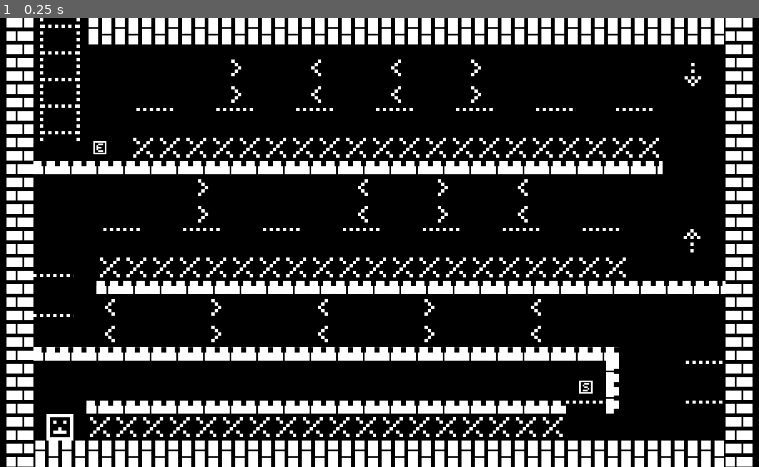
Above: before the commit, frame 1.
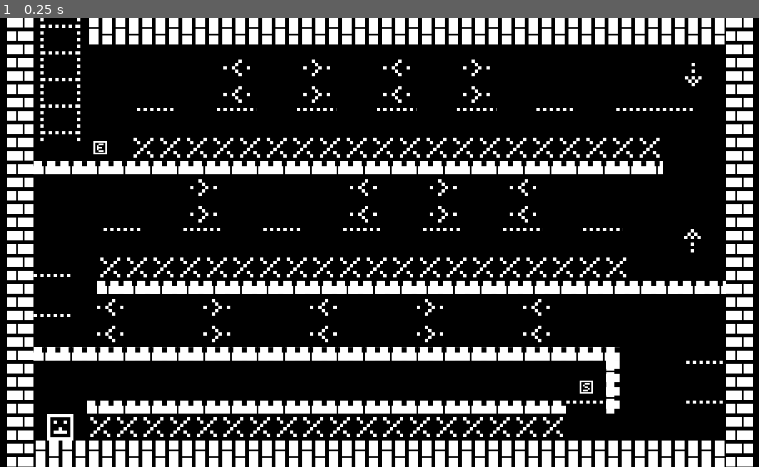
Above: after the commit, the same moment.

Repository: JasonTheKitten/1BitJam2024
Game: Godot game, scene res://levels/level_1.tscn
Two runs of this game, one before a commit and one after it. Both use one fixed random seed, a clock stepped at 60 frames per second and the inputs below.
Inputs:
- Up to frame 1 (0.25 s): no input

The runs differ from the first frame. In frame 1, 5.5% of the frame differs, in the area x 0-100%, y 0-100%.

Commit message:
Work on Reverso code and stuff

Diff:
--- /dev/null
+++ b/entities/reverso.gd
@@ -0,0 +1,12 @@
+class_name Reverso
+extends Area2D
+
+@export var _speed_multiplier : float = 1
+
+signal reverso_activated
+
+func _ready() -> void:
+	body_entered.connect(_on_body_entered)
+
+func _on_body_entered(body: PhysicsBody2D) -> void:
+	reverso_activated.emit(_speed_multiplier)
--- a/entities/spawner.gd
+++ b/entities/spawner.gd
@@ -12,3 +12,6 @@
 func respawn() -> void:
 	_current_player.position = position
 	_current_player.tpfreeze()
+
+func current_player() -> CharacterBody2D:
+	return _current_player
--- a/levels/level_1.gd
+++ b/levels/level_1.gd
@@ -2,10 +2,13 @@
 
 @export var _spawner: PlayerSpawner
 @export var _spike_pits: Array[SpikePit]
+@export var _reversos: Array[Reverso]
 
 func _ready() -> void:
 	for spike_pit: SpikePit in _spike_pits:
 		spike_pit.spike_hit.connect(_handle_player_death)
+	for reverso: Reverso in _reversos:
+		reverso.reverso_activated.connect(_spawner.current_player().set_speed_multiplier)
 
 func _handle_player_death() -> void:
 	_spawner.respawn()
--- a/levels/level_1.tscn
+++ b/levels/level_1.tscn
@@ -14,11 +14,14 @@
 [ext_resource type="Texture2D" uid="uid://cv2ahchkvf8m" path="res://assets/press_s.png" id="8_gl1xj"]
 [ext_resource type="Script" path="res://entities/spike_pit.gd" id="11_hpd7a"]
 [ext_resource type="Script" path="res://entities/spawner.gd" id="12_mpw0l"]
-
-[node name="Node2D" type="Node2D" node_paths=PackedStringArray("_spawner", "_spike_pits")]
+[ext_resource type="Script" path="res://entities/reverso.gd" id="13_ucvtt"]
+
+[node name="Node2D" type="Node2D" node_paths=PackedStringArray("_spawner", "_spike_pits", "_reversos")]
+position = Vector2(1, 0)
 script = ExtResource("1_uufqg")
 _spawner = NodePath("Marker2D")
 _spike_pits = [NodePath("SpikeTest/SpikeTestSpikes"), NodePath("HarderTest/HarderTestSpikes"), NodePath("Demo/DemoSpikes")]
+_reversos = [NodePath("ReversoTutorial/Reverso1"), NodePath("ReversoTutorial/Reverso2"), NodePath("ReversoTutorial/Reverso3"), NodePath("ReversoTutorial/Reverso4"), NodePath("ReversoTutorial/Reverso5"), NodePath("SpikeTest/Reversos/Reverso1"), NodePath("SpikeTest/Reversos/Reverso2"), NodePath("SpikeTest/Reversos/Reverso3"), NodePath("SpikeTest/Reversos/Reverso4")]
 
 [node name="Camera2D" type="Camera2D" parent="."]
 limit_left = 0
@@ -180,7 +183,6 @@
 [node name="Sprite2D" type="Sprite2D" parent="HarderTest/Reversos/Reverso1"]
 texture_repeat = 2
 position = Vector2(536, 440)
-rotation = 3.14159
 texture = ExtResource("5_xjhd8")
 region_enabled = true
 region_rect = Rect2(0, 0, 64, 128)
@@ -195,6 +197,7 @@
 [node name="Sprite2D" type="Sprite2D" parent="HarderTest/Reversos/Reverso2"]
 texture_repeat = 2
 position = Vector2(728, 440)
+rotation = 3.14159
 texture = ExtResource("5_xjhd8")
 region_enabled = true
 region_rect = Rect2(0, 0, 64, 128)
@@ -333,7 +336,7 @@
 polygon = PackedVector2Array(32, 4, -32, 4, -32, -4, 32, -4)
 
 [node name="HarderTestPlatform7" type="StaticBody2D" parent="HarderTest/Platforms"]
-position = Vector2(1480, 508)
+position = Vector2(1528, 508)
 collision_layer = 2
 collision_mask = 0
 script = ExtResource("7_gh2au")
@@ -342,10 +345,11 @@
 texture_repeat = 2
 texture = ExtResource("4_tdjd3")
 region_enabled = true
-region_rect = Rect2(0, 0, 96, 8)
+region_rect = Rect2(0, 0, 192, 8)
 
 [node name="CollisionPolygon2D" type="CollisionPolygon2D" parent="HarderTest/Platforms/HarderTestPlatform7"]
-scale = Vector2(1.5, 1)
+position = Vector2(0, -1)
+scale = Vector2(3, 1)
 polygon = PackedVector2Array(32, 4, -32, 4, -32, -4, 32, -4)
 
 [node name="HarderTestSpikes" type="Area2D" parent="HarderTest"]
@@ -383,6 +387,9 @@
 [node name="Reversos" type="Node2D" parent="SpikeTest"]
 
 [node name="Reverso1" type="Area2D" parent="SpikeTest/Reversos"]
+collision_layer = 0
+collision_mask = 4
+script = ExtResource("13_ucvtt")
 
 [node name="Sprite2D" type="Sprite2D" parent="SpikeTest/Reversos/Reverso1"]
 texture_repeat = 2
@@ -398,6 +405,10 @@
 polygon = PackedVector2Array(32, 32, -32, 32, -32, -32, 32, -32)
 
 [node name="Reverso2" type="Area2D" parent="SpikeTest/Reversos"]
+collision_layer = 0
+collision_mask = 4
+script = ExtResource("13_ucvtt")
+_speed_multiplier = -1.0
 
 [node name="Sprite2D" type="Sprite2D" parent="SpikeTest/Reversos/Reverso2"]
 texture_repeat = 2
@@ -412,6 +423,9 @@
 polygon = PackedVector2Array(32, 32, -32, 32, -32, -32, 32, -32)
 
 [node name="Reverso3" type="Area2D" parent="SpikeTest/Reversos"]
+collision_layer = 0
+collision_mask = 4
+script = ExtResource("13_ucvtt")
 
 [node name="Sprite2D" type="Sprite2D" parent="SpikeTest/Reversos/Reverso3"]
 texture_repeat = 2
@@ -427,6 +441,10 @@
 polygon = PackedVector2Array(32, 32, -32, 32, -32, -32, 32, -32)
 
 [node name="Reverso4" type="Area2D" parent="SpikeTest/Reversos"]
+collision_layer = 0
+collision_mask = 4
+script = ExtResource("13_ucvtt")
+_speed_multiplier = -1.0
 
 [node name="Sprite2D" type="Sprite2D" parent="SpikeTest/Reversos/Reverso4"]
 texture_repeat = 2
@@ -668,6 +686,10 @@
 [node name="ReversoTutorial" type="Node2D" parent="."]
 
 [node name="Reverso1" type="Area2D" parent="ReversoTutorial"]
+collision_layer = 0
+collision_mask = 4
+script = ExtResource("13_ucvtt")
+_speed_multiplier = -1.0
 
 [node name="Sprite2D" type="Sprite2D" parent="ReversoTutorial/Reverso1"]
 texture_repeat = 2
@@ -682,6 +704,9 @@
 polygon = PackedVector2Array(32, 32, -32, 32, -32, -32, 32, -32)
 
 [node name="Reverso2" type="Area2D" parent="ReversoTutorial"]
+collision_layer = 0
+collision_mask = 4
+script = ExtResource("13_ucvtt")
 
 [node name="Sprite2D" type="Sprite2D" parent="ReversoTutorial/Reverso2"]
 texture_repeat = 2
@@ -698,6 +723,10 @@
 polygon = PackedVector2Array(32, 32, -32, 32, -32, -32, 32, -32)
 
 [node name="Reverso3" type="Area2D" parent="ReversoTutorial"]
+collision_layer = 0
+collision_mask = 4
+script = ExtResource("13_ucvtt")
+_speed_multiplier = -1.0
 
 [node name="Sprite2D" type="Sprite2D" parent="ReversoTutorial/Reverso3"]
 texture_repeat = 2
@@ -712,6 +741,9 @@
 polygon = PackedVector2Array(32, 32, -32, 32, -32, -32, 32, -32)
 
 [node name="Reverso4" type="Area2D" parent="ReversoTutorial"]
+collision_layer = 0
+collision_mask = 4
+script = ExtResource("13_ucvtt")
 
 [node name="Sprite2D" type="Sprite2D" parent="ReversoTutorial/Reverso4"]
 texture_repeat = 2
@@ -728,6 +760,10 @@
 polygon = PackedVector2Array(32, 32, -32, 32, -32, -32, 32, -32)
 
 [node name="Reverso5" type="Area2D" parent="ReversoTutorial"]
+collision_layer = 0
+collision_mask = 4
+script = ExtResource("13_ucvtt")
+_speed_multiplier = -1.0
 
 [node name="Sprite2D" type="Sprite2D" parent="ReversoTutorial/Reverso5"]
 texture_repeat = 2
Binary file changed: assets/reverso.png
Not shown: 1 places in levels/level_1.tscn that only renumber resources
